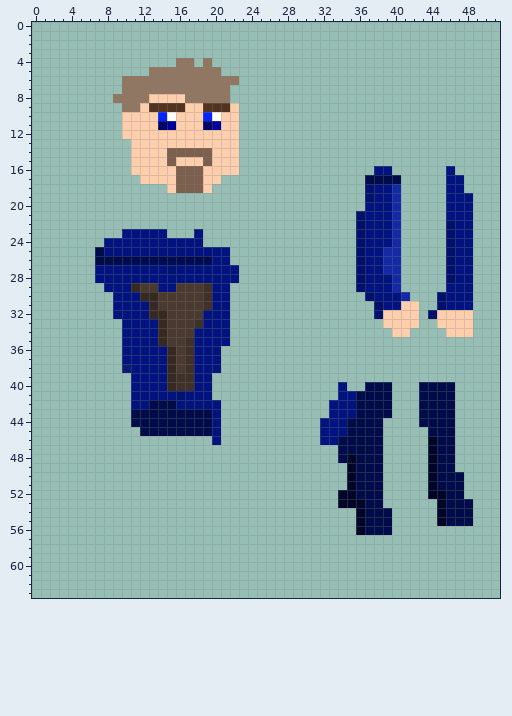
Two versions of one pixel-art sprite, images/player/player1.png. This is how it looked before the edit.
The file is 52x64 pixels.
After the commit:
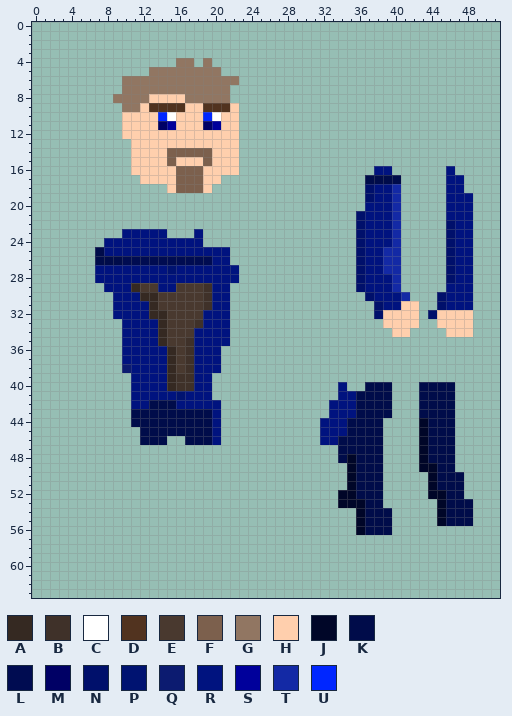
Palette (. is transparent): A #352922  B #3f3129  C #ffffff  D #51331f  E #49392f  F #7c604d  G #917662  H #ffcfad  J #000628  K #000c4a  L #000c51  M #000065  N #00106b  P #001371  Q #0c1b70  R #00137f  S #00009b  T #1329a5  U #0026ff
Difference:
The author put colour J in rows 45 to 49 at x 43.
Colour K becomes colour J in row 44 at x 43.
The author put colour K in row 46 at x 12 to 14 and 17 to 19.
Colour J becomes colour K in rows 46 to 48 at x 44.
